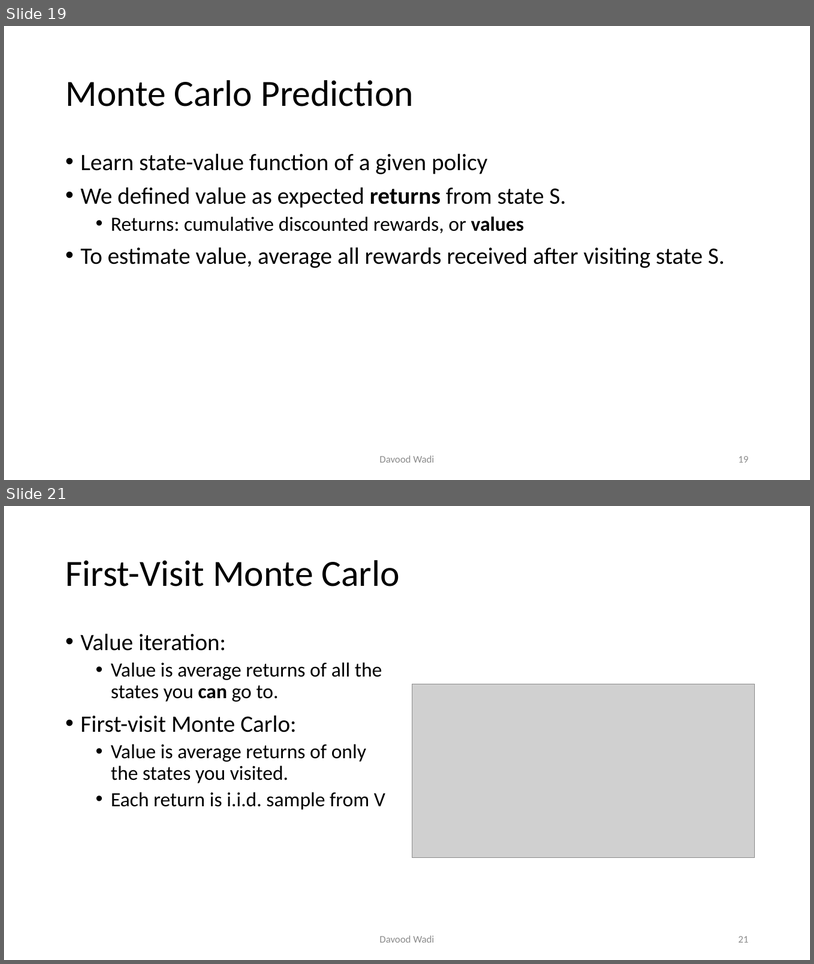
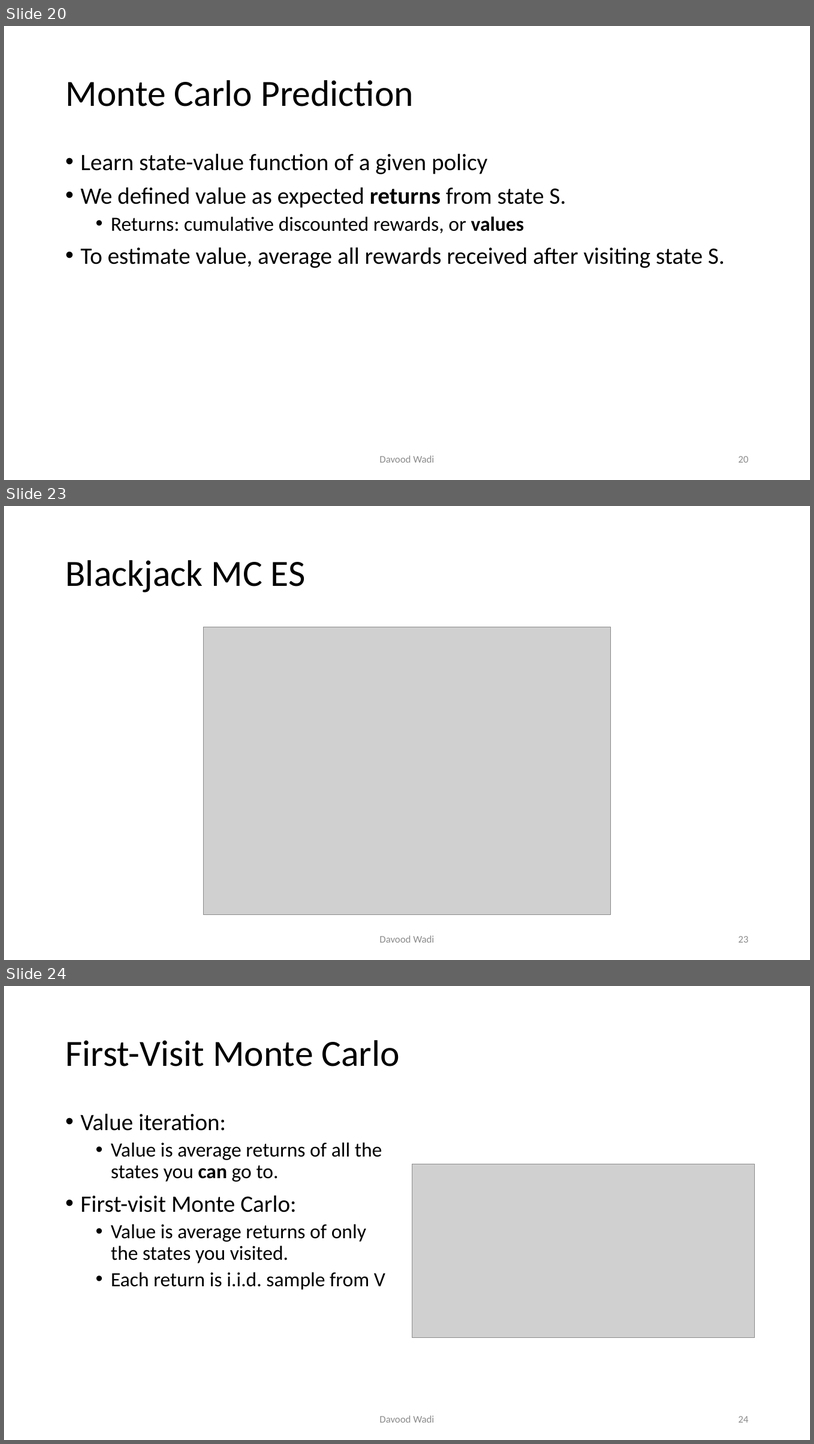
Before and after one commit to davoodwadi/davoodwadi.github.io, a slide deck: RL/RL1_slides.pptx. Shown one above the other, each under a label of ours: slides 19 and 21 before the commit, slides 20, 23 and 24 after it; the slides between them are not shown. The pictures are 814x964 and 814x1444 pixels, drawn with LibreOffice and Linux fonts; fonts in the diff are those of the drawing; grey boxes stand for pictures; background and template pictures are left out. Boxes give left, top, right and bottom in pixels: in the first picture for what was removed or moved away, otherwise in the second. Text is boxed around its words. In the diff, an @@ line names an element or a change of style, - is before the commit and + after.

```diff
--- a/RL/RL1_slides.pptx
+++ b/RL/RL1_slides.pptx
@@ slide 23 added at (4,506,810,960), background #FFFFFF @@
@@ title added at (65,560,306,592), 44 pt, text #000000 @@
+Blackjack MC ES
@@ picture added at (204,627,611,915) @@
@@ text added at (380,935,434,942), 12 pt, text #8C8C8C @@
+Davood Wadi
@@ page number added at (738,936,749,942), 12 pt, text #8C8C8C @@
+23
@@ what was slide 19 is now slide 20 @@
@@ page number at (738,456,749,462): text changed @@
-19
+20
@@ what was slide 21 is now slide 24 @@
@@ page number at (738,1416,749,1422): text changed @@
-21
+24
```
Also in this commit, not shown: 1 slide changed, 9 other slides added.
